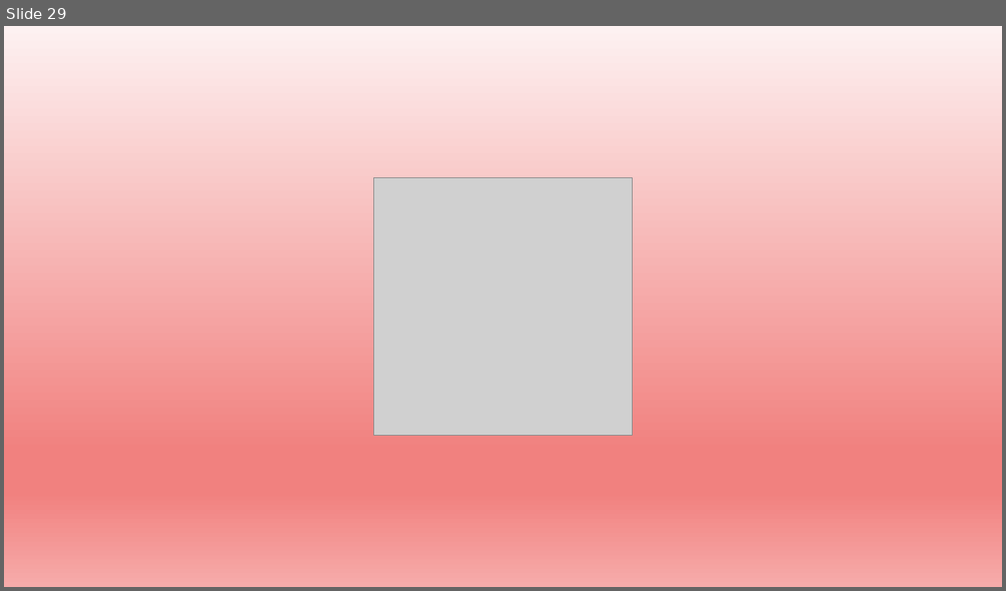
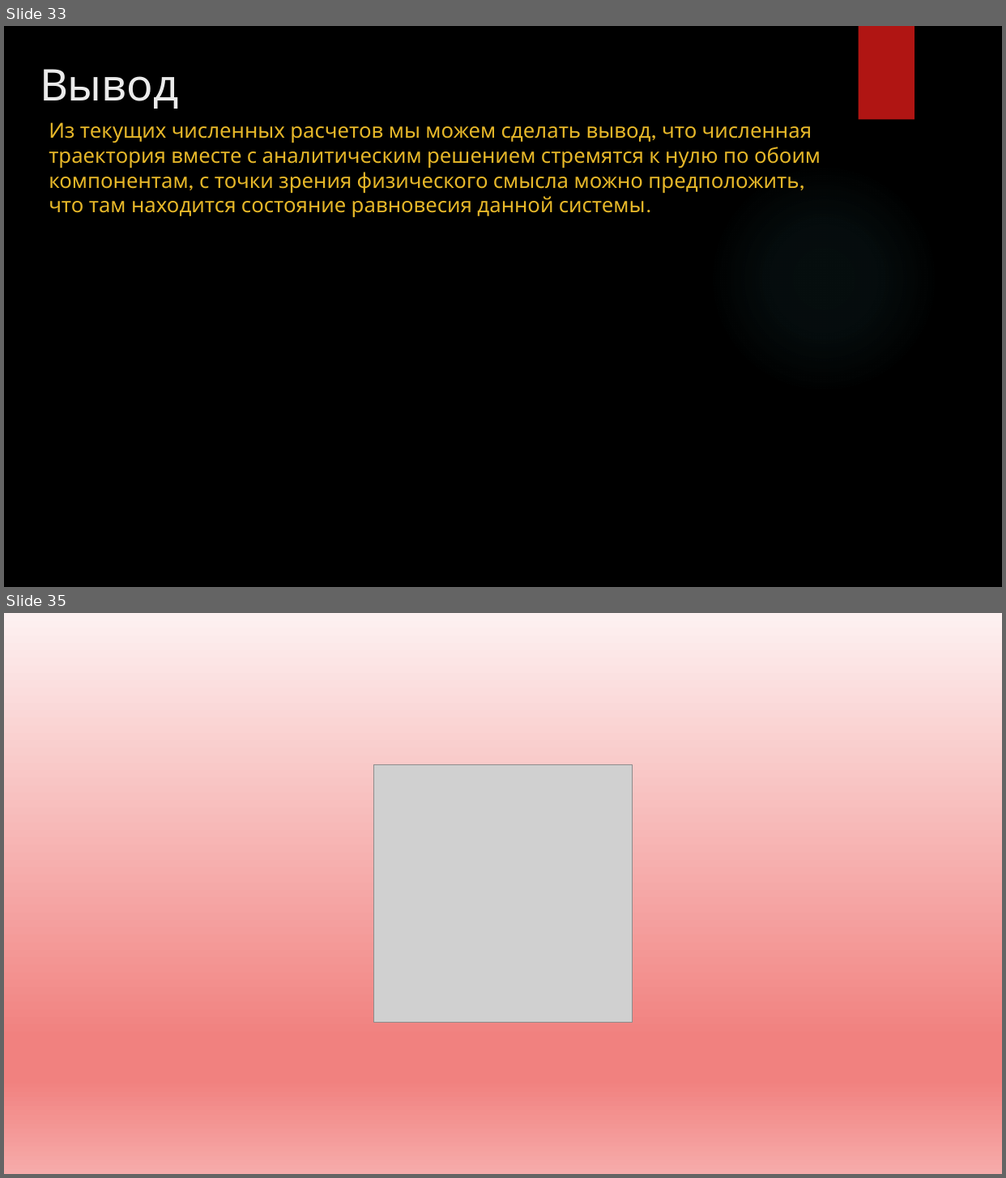
Before and after one commit to Breketov/ChM_Labs_Tasks, a slide deck: TASK_3/TASK_3.pptx. Shown one above the other, each under a label of ours: slide 29 before the commit, slides 33 and 35 after it; the slides between them are not shown. The pictures are 1006x591 and 1006x1178 pixels, drawn with LibreOffice and Linux fonts; fonts in the diff are those of the drawing; grey boxes stand for pictures; background and template pictures are left out. Boxes give left, top, right and bottom in pixels: in the first picture for what was removed or moved away, otherwise in the second. Text is boxed around its words. In the diff, an @@ line names an element or a change of style, - is before the commit and + after.

```diff
--- a/TASK_3/TASK_3.pptx
+++ b/TASK_3/TASK_3.pptx
@@ slide 33 added at (4,26,1002,587), background picture (left out) @@
@@ rectangle added at (859,26,914,120), fill #B01513 @@
@@ title added at (40,69,179,109), 42 pt, text #EBEBEB @@
+Вывод
@@ text added at (49,122,820,217), 20 pt, text #E6B729 @@
+Из текущих численных расчетов мы можем сделать вывод, что численная траектория вместе с аналитическим решением стремятся к нулю по обоим компонентам, с точки зрения физического смысла можно предположить, что там находится состояние равновесия данной системы.
@@ ellipse added at (709,163,939,394), fill gradient #50B9C1 @@
@@ what was slide 29 is now slide 35 @@
```
Also in this commit, not shown: 1 slide changed, 6 other slides added, 1 slide removed, 9 other files.
